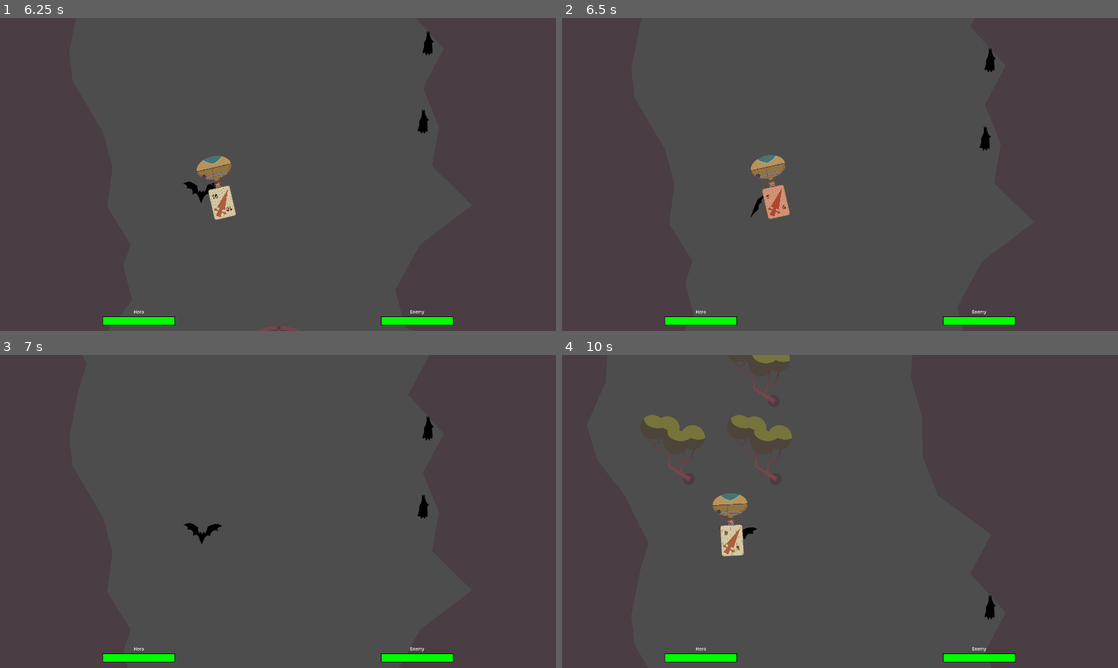
Above: before the commit, frames 1-4 (two rows, left to right).
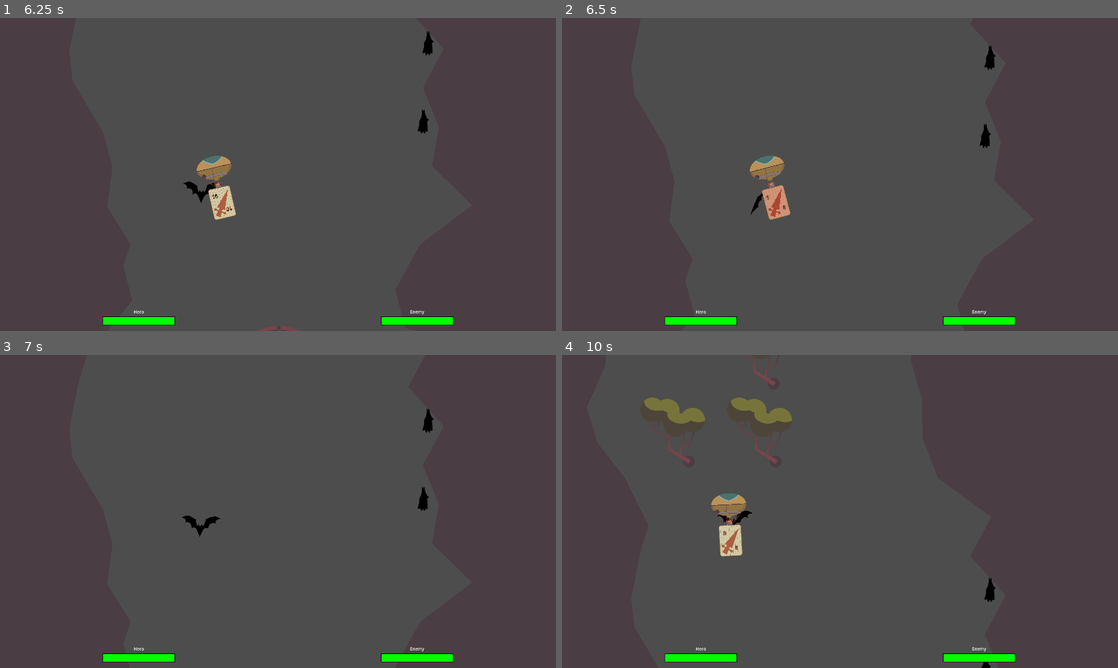
Above: after the commit, the same moments.

Repository: panorb/ludum-dare-53
Game: Godot game, scene res://world.tscn
The game is run twice, just before and just after one commit, with the same random seed, the same clock (stepped at 60 frames per second) and the same inputs.
Inputs (mouse positions are in pixels of both pictures, inside the frame that each line leads up to):
- Up to frame 1 (6.25 s): click "Start Game" at 0.5 s; tap Enter (ui_accept) at 1.25, 1.52, 2.27, 3.77, 4.52, 5.27 s; move the mouse to (400, 158) at 1.27 s; press the mouse at (400, 158) at 1.28 s; move the mouse to (166, 190) at 2.02 s; release the mouse at (166, 190) at 2.03 s; click (166, 190) at 2.1 s; move the mouse to (333, 105) at 2.77 s; press the mouse at (333, 105) at 2.78 s; move the mouse to (250, 237) at 3.52 s; release the mouse at (250, 237) at 3.53 s; click (250, 237) at 3.6 s; move the mouse to (444, 221) at 4.27 s; press the mouse at (444, 221) at 4.28 s; move the mouse to (111, 127) at 5.02 s; release the mouse at (111, 127) at 5.03 s; click (111, 127) at 5.1 s; move the mouse to (305, 174) at 5.77 s; press the mouse at (305, 174) at 5.78 s
- Up to frame 2 (6.5 s): no input
- Up to frame 3 (7 s): move the mouse to (194, 433) at 6.52 s; release the mouse at (194, 433) at 6.53 s; click (194, 433) at 6.6 s; tap Enter (ui_accept) at 6.77 s
- Up to frame 4 (10 s): move the mouse to (962, 495) at 7.27 s; press the mouse at (962, 495) at 7.28 s; tap Enter (ui_accept) at 7.52, 8.27, 9.77 s; move the mouse to (728, 527) at 8.02 s; release the mouse at (728, 527) at 8.03 s; click (728, 527) at 8.1 s; move the mouse to (895, 442) at 8.77 s; press the mouse at (895, 442) at 8.78 s; move the mouse to (812, 574) at 9.52 s; release the mouse at (812, 574) at 9.53 s; click (812, 574) at 9.6 s

Frame 1 is identical in both runs. In frame 2, 0.3% of the frame differs, in the area x 33-78%, y 8-65%; in frame 3, 0.4%; in frame 4, 2.9%, in the area x 14-78%, y 0-100%.
Error in both runs: Cannot call method 'create_timer' on a null value. (res://world.gd:32)

Commit message:
Fix balloon bug

Diff:
--- a/godot/game/balloon/balloon.gd
+++ b/godot/game/balloon/balloon.gd
@@ -115,8 +115,8 @@
 
 	invincible_timer.start()
 
-	var bump_vector = (global_position - damage_source.global_position).normalized()
-	velocity += bump_vector * DAMAGE_BUMP_STRENGTH * damage
+	#var bump_vector = (global_position - damage_source.global_position).normalized()
+	#velocity += bump_vector * DAMAGE_BUMP_STRENGTH * damage
 
 	if containing_card:
 		containing_card.take_damage(1)
